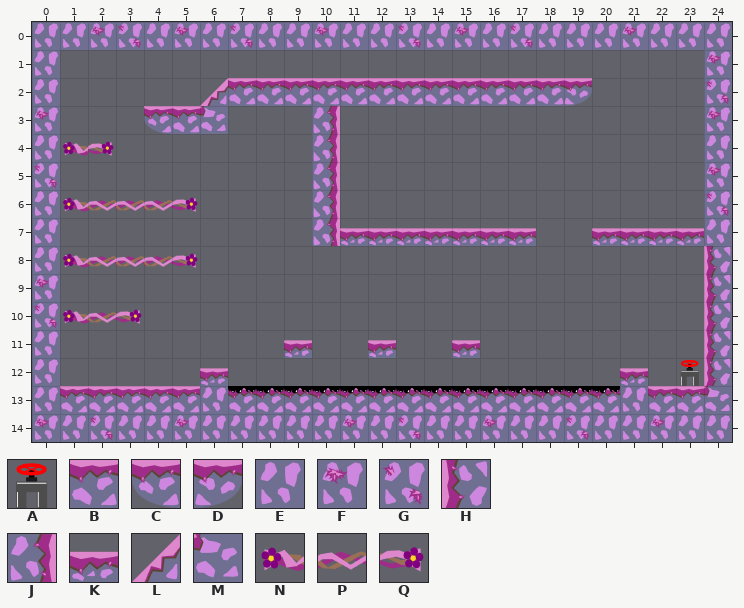
Two states of a Tiled map, android/assets/levels/ins_level_51.tmx. Above: the version before the commit.
Cells are 128x128 px. Shown: x 0..24, y 0..14.
Key: from "tiles_128x128": A 10; from "tiles_128x128_purple": B 0, C 2, D 3, E 4, F 7, G 8, H 9, J 10, K 14, L 22, M 34; from "tiles_128x128_vines": N 6, P 7, Q 8.
_ is an empty cell.
Layers that did not change in this view are not listed.
Layer "graphics" before, first column x 0:
 0 EEFGEFEGEEFEEGEFEGEEEFEEE
 1 E_______________________F
 2 E_____LBBBBBBBBBBBBD____G
 3 F___CBM___J_____________F
 4 ENQ_______J_____________E
 5 G_________J_____________F
 6 ENPPPQ____J_____________G
 7 E_________JKKKKKKK__KKKKE
 8 ENPPPQ__________________H
 9 F_______________________H
10 GNPQ____________________H
11 E________K__K__K________H
12 E_____K______________K_AH
13 EBBBBBEBBBBBBBBBBBBBBEBBM
14 FEGEEFEEEEEFEGEEFEEGEEFEE
Once edited:
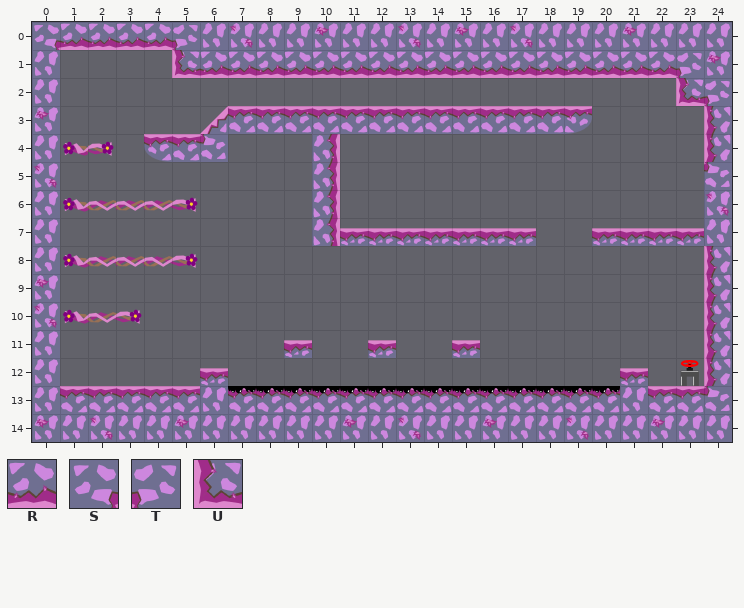
Further tiles: from "tiles_128x128_purple": R 1, S 24, T 25, U 27.
Difference:
Layer "graphics":
y 0: x 0..5 EEFGEF -> SRRRRT
y 1: x 5..23 ___________________ -> URRRRRRRRRRRRRRRRRT
y 2: x 6..19 LBBBBBBBBBBBBD -> ______________; x 23..24 _G -> UT
y 3: x 4..19 CBM___J_________ -> __LBBBBBBBBBBBBD; x 24 F -> H
y 4: x 4..6 ___ -> CBM; x 24 E -> H
y 5: x 24 F -> M
